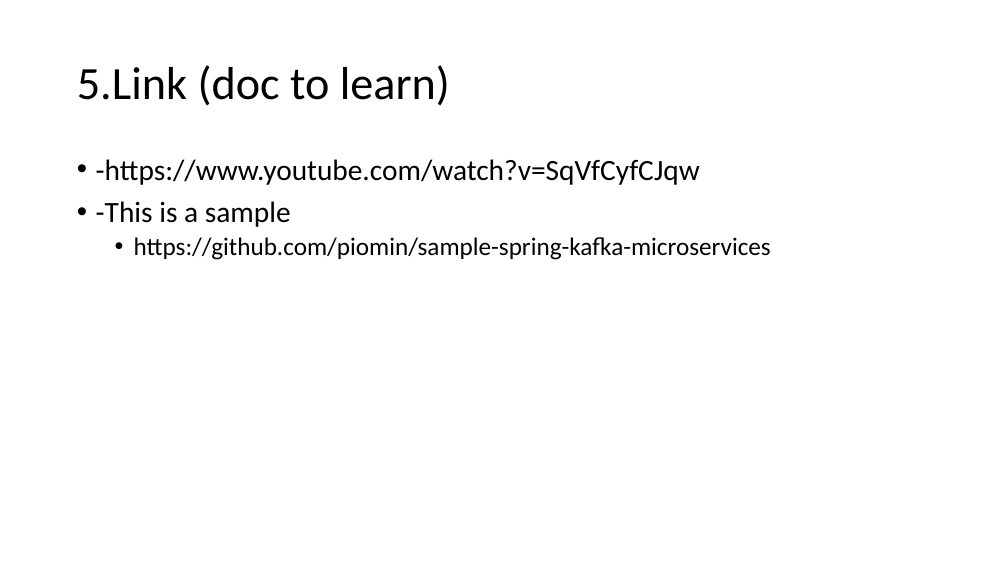
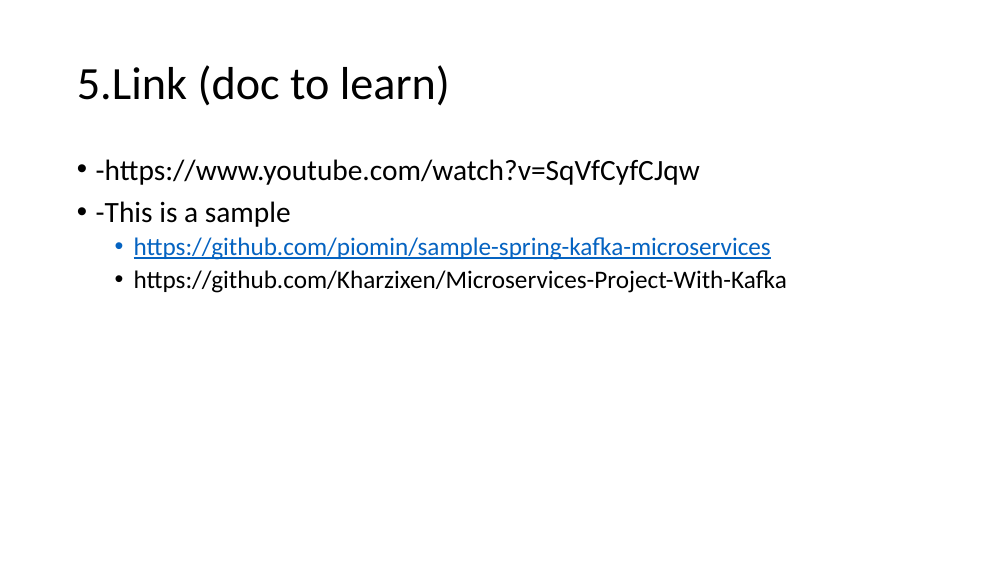
Before and after one commit to JAVaFAPT2/WebBanking, a slide deck: slide 8 of WEBBANKING.pptx. Drawn at 1008x567 pixels with LibreOffice and Linux fonts; fonts in the diff are those of the drawing. Boxes give left, top, right and bottom in pixels: in the first picture for what was removed or moved away, otherwise in the second. Text is boxed around its words. In the diff, an @@ line names an element or a change of style, - is before the commit and + after.

Commit message:
beterSample

```diff
--- a/WEBBANKING.pptx
+++ b/WEBBANKING.pptx
@@ text at box(134, 237, 771, 260): text colour #000000 to #0563C1, underline on in "https://github.com/piomin/sample-spring-kafka-microservices" @@
@@ text at box(134, 270, 787, 293): paragraph added @@
+  • https://github.com/Kharzixen/Microservices-Project-With-Kafka
```
